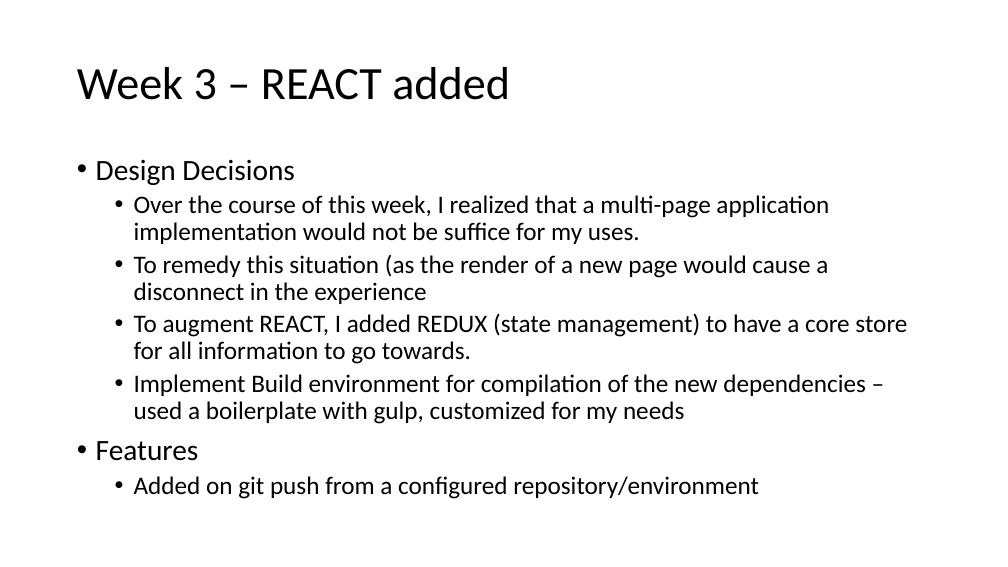
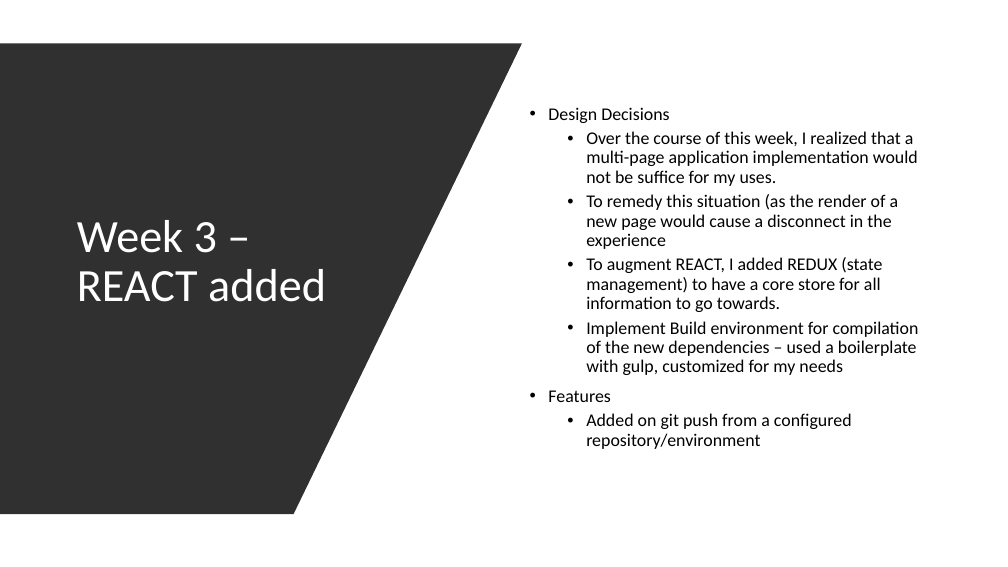
Before and after one commit to burwinliu-zz/my-jupyter-nb, a slide deck: slide 5 of Notes/summer2020/Summer_Summary.pptx. Drawn at 1008x567 pixels with LibreOffice and Linux fonts; fonts in the diff are those of the drawing. Boxes give left, top, right and bottom in pixels: in the first picture for what was removed or moved away, otherwise in the second. Text is boxed around its words. In the diff, an @@ line names an element or a change of style, - is before the commit and + after.

```diff
--- a/Notes/summer2020/Summer_Summary.pptx
+++ b/Notes/summer2020/Summer_Summary.pptx
@@ background #FFFFFF to #000000 @@
@@ rectangle added at (x1=0, y1=0, x2=1008, y2=567), fill #FFFFFF @@
@@ freeform shape added at (x1=0, y1=43, x2=522, y2=514), fill #303030 @@
@@ title "Week 3 – REACT added" moved from (x1=77, y1=67, x2=510, y2=100) to (x1=77, y1=220, x2=326, y2=302) @@
@@ title "Week 3 – REACT added" at (x1=77, y1=220, x2=326, y2=302): text colour #000000 to #FFFFFF; vertical alignment middle to bottom @@
@@ text "Design Decisions" moved from (x1=96, y1=160, x2=907, y2=499) to (x1=548, y1=107, x2=919, y2=449) @@
@@ text "Design Decisions" at (x1=548, y1=107, x2=919, y2=449): size 28 to 17 pt in "Design Decisions", "Features"; size 24 to 17 pt; vertical alignment top to middle @@
```
Also in this commit, not shown: 8 other slides changed, 2 slides added, 10 other files.
